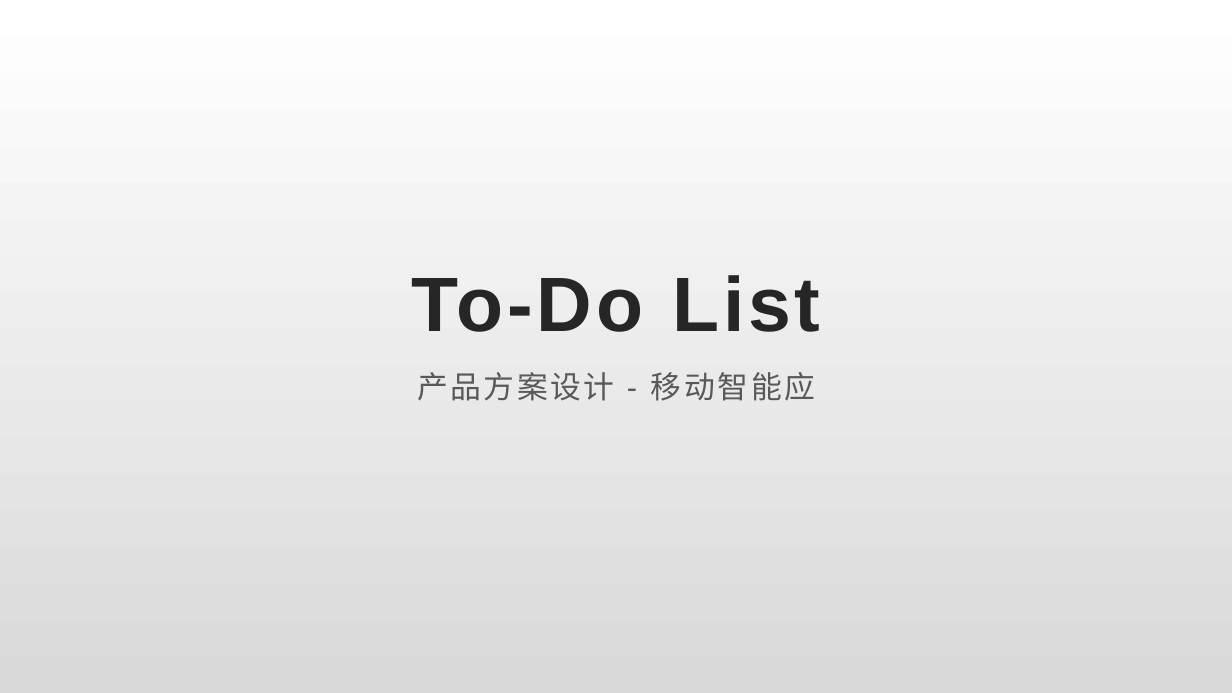
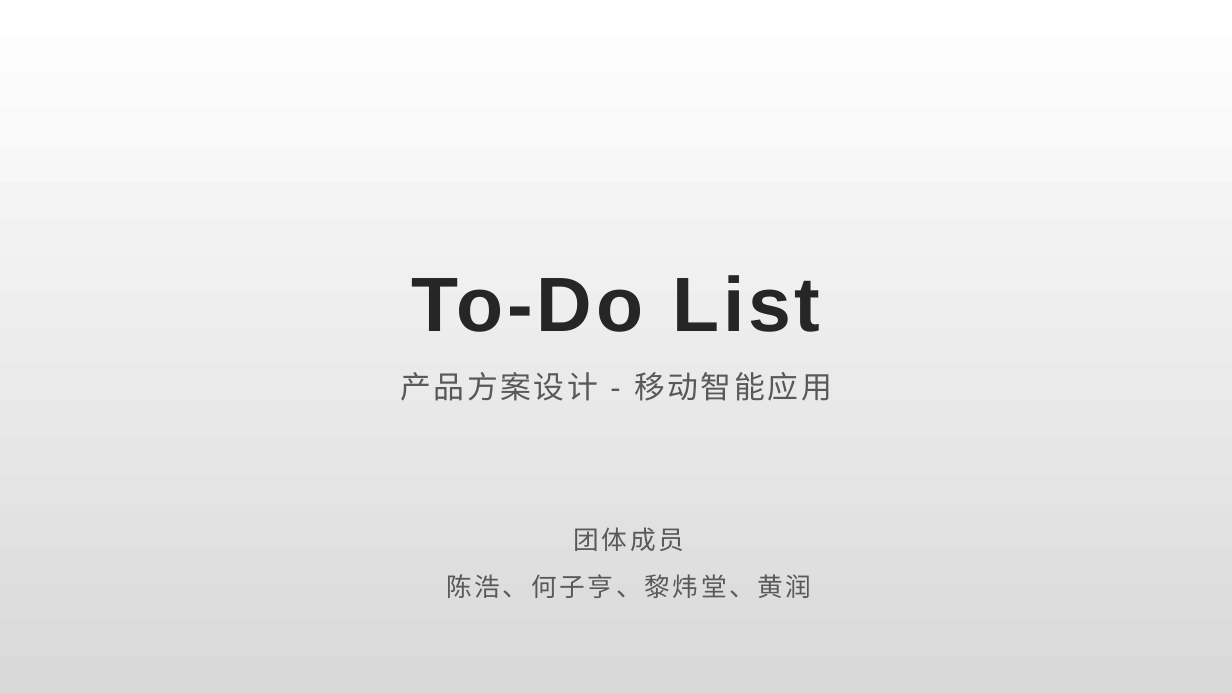
Before and after one commit to android-app-development-course/2023-spring-coumputer-10-To-Do-List, a slide deck: slide 1 of todo.pptx. Drawn at 1232x693 pixels with LibreOffice and Linux fonts; fonts in the diff are those of the drawing. Boxes give left, top, right and bottom in pixels: in the first picture for what was removed or moved away, otherwise in the second. Text is boxed around its words. In the diff, an @@ line names an element or a change of style, - is before the commit and + after.

Commit message:
todo

```diff
--- a/todo.pptx
+++ b/todo.pptx
@@ subtitle at (x1=400, y1=372, x2=832, y2=401): text changed @@
-产品方案设计 - 移动智能应
+产品方案设计 - 移动智能应用
@@ text added at (x1=446, y1=527, x2=811, y2=598), 20 pt, text #595959 @@
+团体成员
+陈浩、何子亨、黎炜堂、黄润
```
